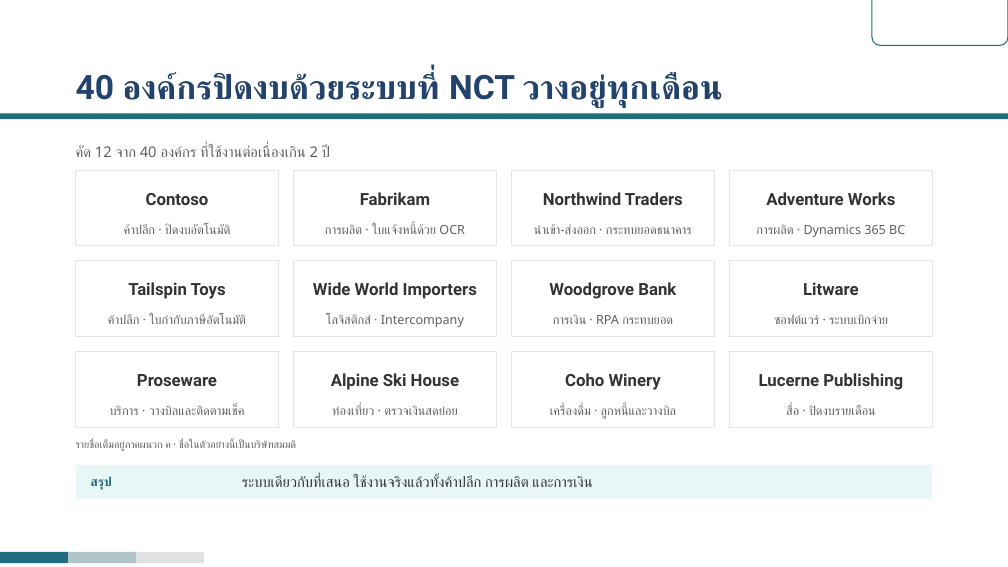
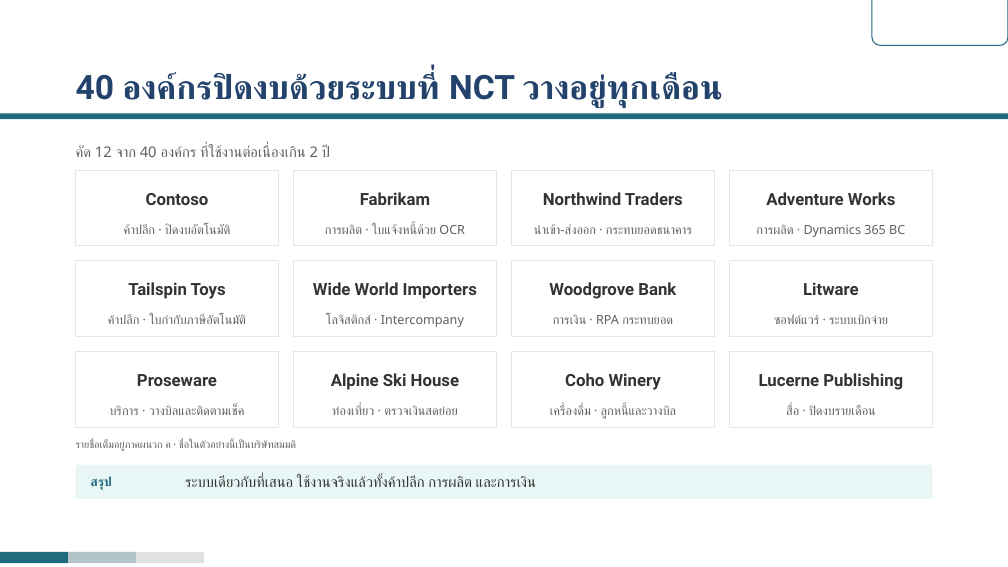
Before and after one commit to rofthanakrit-maker/nct-design-system, a slide deck: slide 18 of NCT-Slide-Template-Corp-Demo.pptx. Drawn at 1008x567 pixels with LibreOffice and Linux fonts; fonts in the diff are those of the drawing; background and template pictures are left out. Boxes give left, top, right and bottom in pixels: in the first picture for what was removed or moved away, otherwise in the second. Text is boxed around its words. In the diff, an @@ line names an element or a change of style, - is before the commit and + after.

```diff
--- a/NCT-Slide-Template-Corp-Demo.pptx
+++ b/NCT-Slide-Template-Corp-Demo.pptx
@@ text "ระบบเดียวกับที่เสนอ ใช้งานจริงแล้วทั้งค้าปลีก การผลิต และการ ...": place and size @@
-text "ระบบเดียวกับที่เสนอ ใช้งานจริงแล้วทั้งค้าปลีก การผลิต และการ ..." at box(242, 476, 592, 487)
+text "ระบบเดียวกับที่เสนอ ใช้งานจริงแล้วทั้งค้าปลีก การผลิต และการ ..." at box(185, 476, 536, 487)
```
Also in this commit, not shown: 16 other slides changed, 1 slide added, 1 slide removed, 52 other files.
